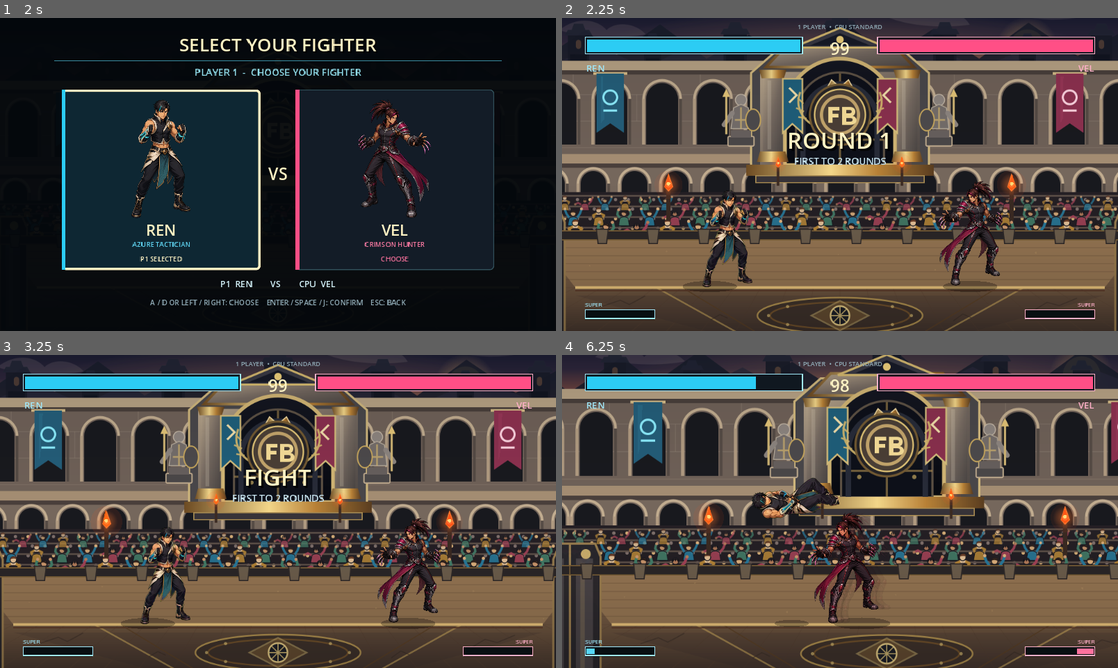
Above: before the commit, frames 1-4 (two rows, left to right).
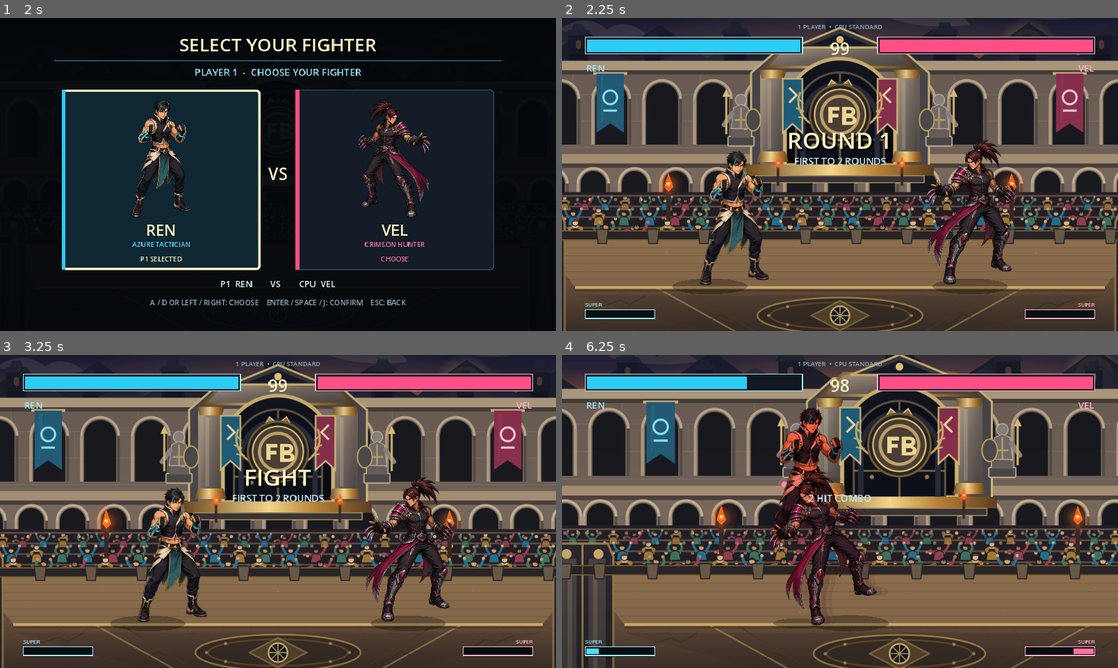
Above: after the commit, the same moments.

Repository: Hikki0608/Fighting-game
Game: Godot game, scene res://scenes/main.tscn
Same seed, same stepped clock (60 frames per second), same inputs: the game is played once before the commit and once after it.
Inputs (mouse positions are in pixels of both pictures, inside the frame that each line leads up to):
- Up to frame 1 (2 s): click "01 SOLO BATTLE" at 0.5 s; click "ROYAL COLOSSEUM" at 1.25 s
- Up to frame 2 (2.25 s): click "REN" at 2 s
- Up to frame 3 (3.25 s): tap Enter at 2.75 s; move the mouse to (400, 495) at 2.77 s; hold D from 2.78 s (still down); tap J at 2.85 s; click (400, 495) at 2.92 s; tap Space at 3.02 s
- Up to frame 4 (6.25 s): move the mouse to (728, 527) at 3.52 s; release D at 3.53 s; hold S 3.53-4.28 s; tap K at 3.6 s; tap Space at 3.77, 5.27, 6.02 s; move the mouse to (895, 442) at 4.27 s; hold D 4.28-5.03 s; tap L at 4.35 s; move the mouse to (812, 574) at 5.02 s; hold W 5.03-5.78 s; tap I at 5.1 s; click (812, 574) at 5.17 s; move the mouse to (1006, 558) at 5.77 s; hold A from 5.78 s (still down); tap Enter at 5.85 s

Frame 1 is identical in both runs. In frame 2, 5.8% of the frame differs, in the area x 19-82%, y 38-89%; in frame 3, 5.8%; in frame 4, 40%, in the area x 0-100%, y 0-100%.

Commit message:
Increase fighter size while preserving hitbox scale

Diff:
--- a/scripts/fighter.gd
+++ b/scripts/fighter.gd
@@ -9,11 +9,11 @@
 const WALK_SPEED := 275.0
 const JUMP_SPEED := -850.0
 const BASE_VISUAL_SIZE := 176.0
-const VISUAL_SIZE := 208.0
+const VISUAL_SIZE := 288.0
 const VISUAL_COLLISION_SCALE := VISUAL_SIZE / BASE_VISUAL_SIZE
 const BODY_WIDTH := 58.0 * VISUAL_COLLISION_SCALE
 const HURTBOX_WIDTH := VISUAL_SIZE * 0.48
-const HURTBOX_HEIGHT := VISUAL_SIZE - 24.0
+const HURTBOX_HEIGHT := VISUAL_SIZE * 0.885
 const CROUCH_HURTBOX_WIDTH := VISUAL_SIZE * 0.52
 const CROUCH_HURTBOX_HEIGHT := VISUAL_SIZE * 0.64
 const SPRITE_SHEET_CELL_SIZE := 256.0
